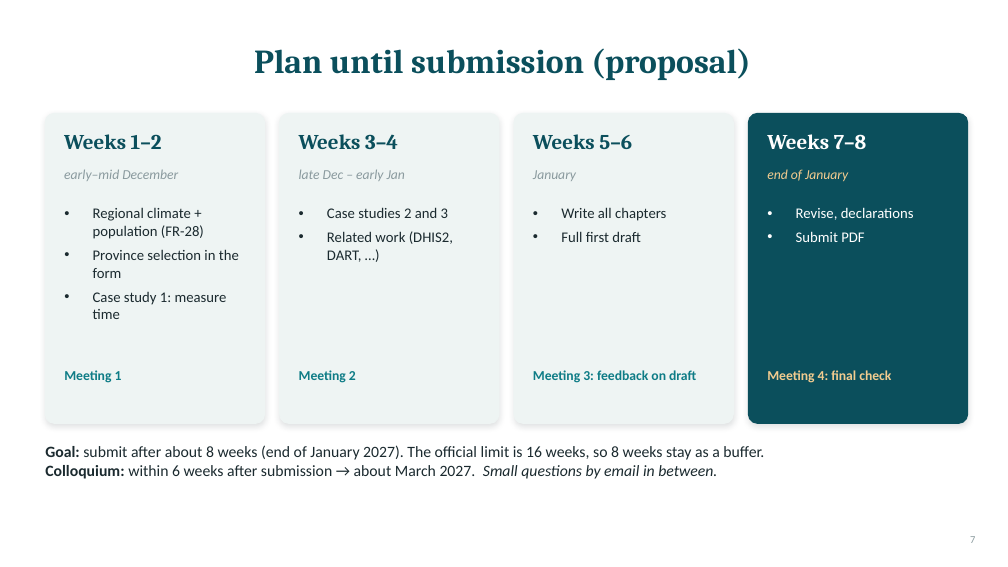
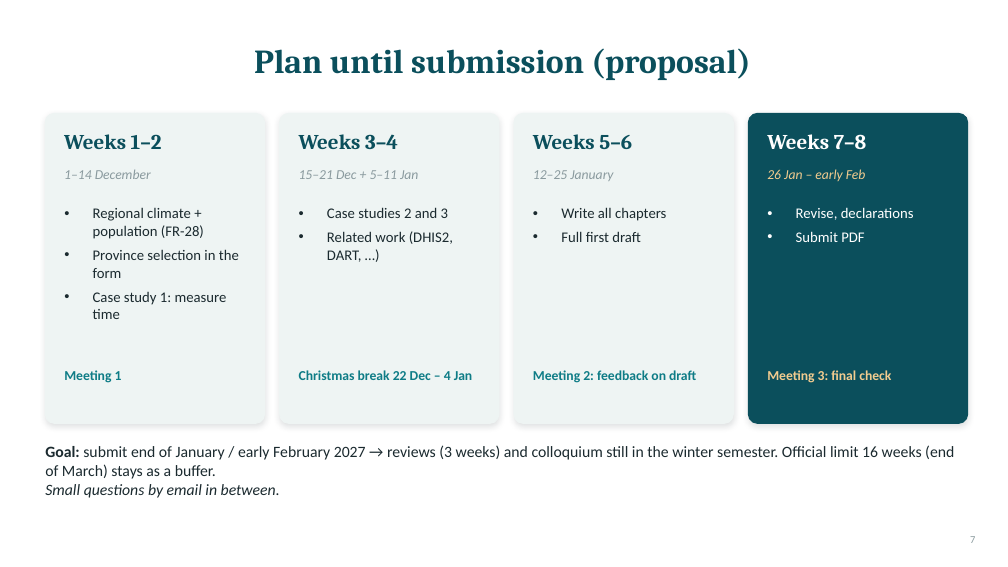
Before and after one commit to geohanibal/llm-climate-health, a slide deck: slide 7 of docs/thesis/supervisor_meetings/2026-11-19_presentation.pptx. Drawn at 1008x567 pixels with LibreOffice and Linux fonts; fonts in the diff are those of the drawing. Boxes give left, top, right and bottom in pixels: in the first picture for what was removed or moved away, otherwise in the second. Text is boxed around its words. In the diff, an @@ line names an element or a change of style, - is before the commit and + after.

```diff
--- a/docs/thesis/supervisor_meetings/2026-11-19_presentation.pptx
+++ b/docs/thesis/supervisor_meetings/2026-11-19_presentation.pptx
@@ text at box(64, 169, 151, 179): text changed @@
-early–mid December
+1–14 December
@@ text at box(299, 170, 418, 179): text changed @@
-late Dec – early Jan
+15–21 Dec + 5–11 Jan
@@ text at box(533, 170, 613, 181): text changed @@
-January
+12–25 January
@@ text at box(767, 169, 866, 181): text changed @@
-end of January
+26 Jan – early Feb
@@ text at box(299, 370, 473, 380): text changed @@
-Meeting 2
+Christmas break 22 Dec – 4 Jan
@@ text at box(767, 370, 891, 383): text changed @@
-Meeting 4: final check
+Meeting 3: final check
@@ text at box(45, 445, 954, 498): text changed @@
-Goal: submit after about 8 weeks (end of January 2027). The official limit is 16 weeks, so 8 weeks stay as a buffer.
-Colloquium: within 6 weeks after submission → about March 2027. Small questions by email in between.
+Goal: submit end of January / early February 2027 → reviews (3 weeks) and colloquium still in the winter semester. Official limit 16 weeks (end of March) stays as a buffer.
+Small questions by email in between.
```
Also in this commit, not shown: 2 other files.
